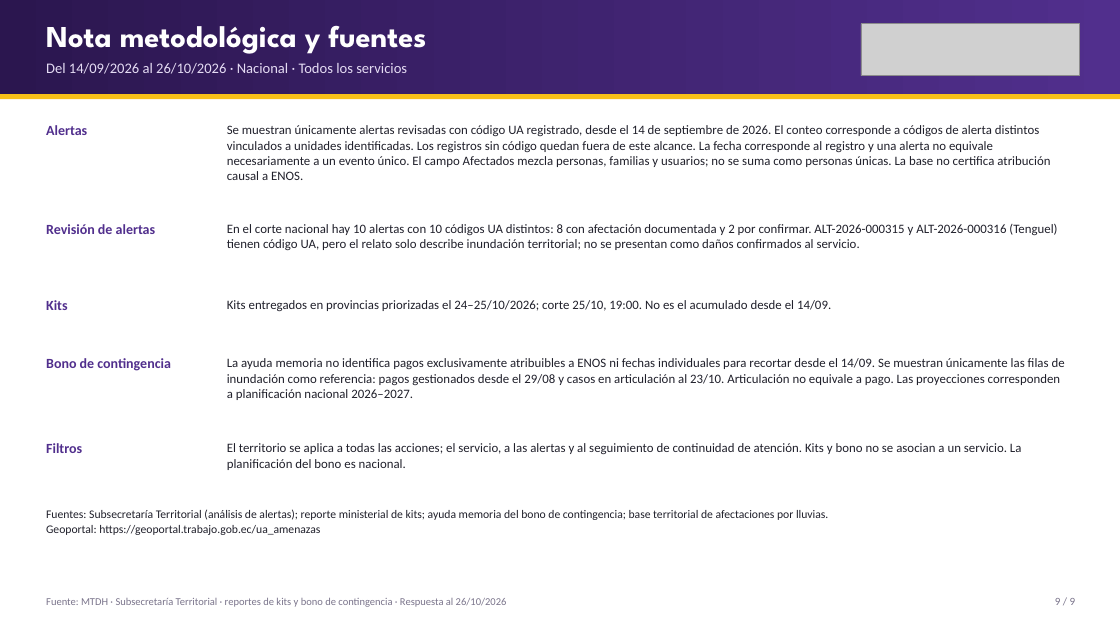
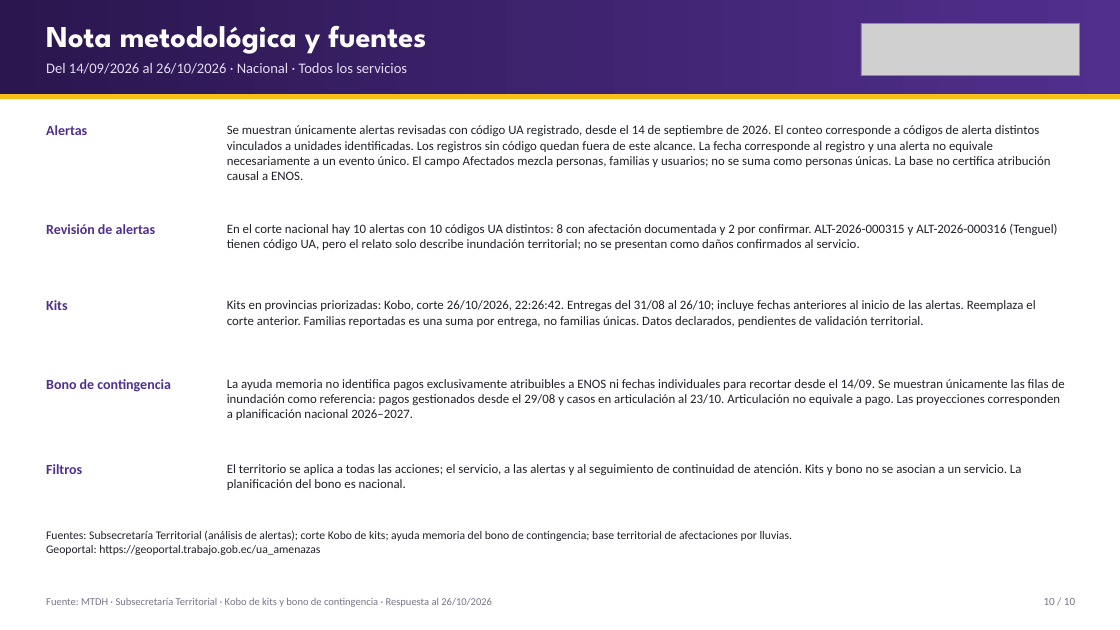
Before and after one commit to JuanAmbuludi/Sistema-Reporte-MTDH, a slide deck: slide 10 of docs/reportes/Seguimiento_ENOS_2026-10-26.pptx (slide 9 before the commit). Drawn at 1120x630 pixels with LibreOffice and Linux fonts; fonts in the diff are those of the drawing; grey boxes stand for pictures. Boxes give left, top, right and bottom in pixels: in the first picture for what was removed or moved away, otherwise in the second. Text is boxed around its words. In the diff, an @@ line names an element or a change of style, - is before the commit and + after.

Commit message:
Actualizar kits Kobo y confirmar 99 UA suspendidas con desglose y boletín de tres páginas

```diff
--- a/docs/reportes/Seguimiento_ENOS_2026-10-26.pptx
+++ b/docs/reportes/Seguimiento_ENOS_2026-10-26.pptx
@@ text at box(227, 300, 1035, 327): text changed @@
-Kits entregados en provincias priorizadas el 24–25/10/2026; corte 25/10, 19:00. No es el acumulado desde el 14/09.
+Kits en provincias priorizadas: Kobo, corte 26/10/2026, 22:26:42. Entregas del 31/08 al 26/10; incluye fechas anteriores al inicio de las alertas. Reemplaza el corte anterior. Familias reportadas es una suma por entrega, no familias únicas. Datos declarados, pendientes de validación territorial.
@@ 4 texts: place and size @@
-4 texts at box(46, 358, 1065, 470)
+4 texts at box(46, 379, 1065, 490)
@@ text at box(46, 530, 792, 555): text changed @@
-Fuentes: Subsecretaría Territorial (análisis de alertas); reporte ministerial de kits; ayuda memoria del bono de contingencia; base territorial de afectaciones por lluvias.
-Geoportal: https://geoportal.trabajo.gob.ec/ua_amenazas
+Fuentes: Subsecretaría Territorial (análisis de alertas); corte Kobo de kits; ayuda memoria del bono de contingencia; base territorial de afectaciones por lluvias.
+Geoportal: https://geoportal.trabajo.gob.ec/ua_amenazas
@@ text at box(46, 598, 492, 607): text changed @@
-Fuente: MTDH · Subsecretaría Territorial · reportes de kits y bono de contingencia · Respuesta al 26/10/2026
+Fuente: MTDH · Subsecretaría Territorial · Kobo de kits y bono de contingencia · Respuesta al 26/10/2026
@@ text at box(1044, 598, 1075, 605): text changed @@
-9 / 9
+10 / 10
```
Also in this commit, not shown: 8 other slides changed, 1 slide added, 17 other files.
